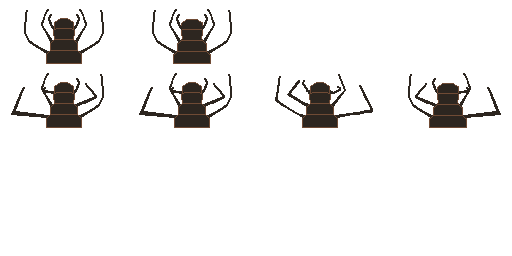
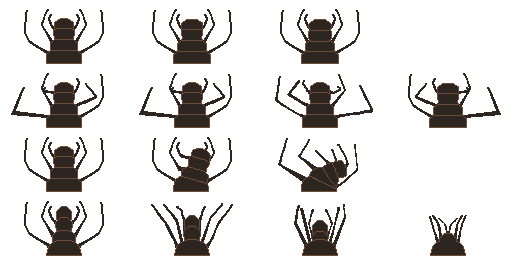
Revision of a layered 512×256 image; what changed, layer by layer:
added layer "F3 #1" above "F4 #1" over (280, 9, 360, 64)
added layer "F4 #1" above "F3 #3" over (429, 215, 467, 256)
added layer "F3 #3" above "F2 #4" over (294, 204, 346, 256)
added layer "F2 #4" above "F1 #3" over (151, 203, 233, 256)
added layer "F1 #3" above "F3 #2" over (24, 201, 104, 256)
added layer "F3 #2" above "F2 #3" over (278, 138, 358, 192)
added layer "F2 #3" above "F1 #2" over (152, 137, 232, 192)
added layer "F1 #2" above "F2 #2" over (24, 137, 104, 192)
renamed "F2 #1" to "F2 #2", painted on it over (181, 26, 203, 29)
